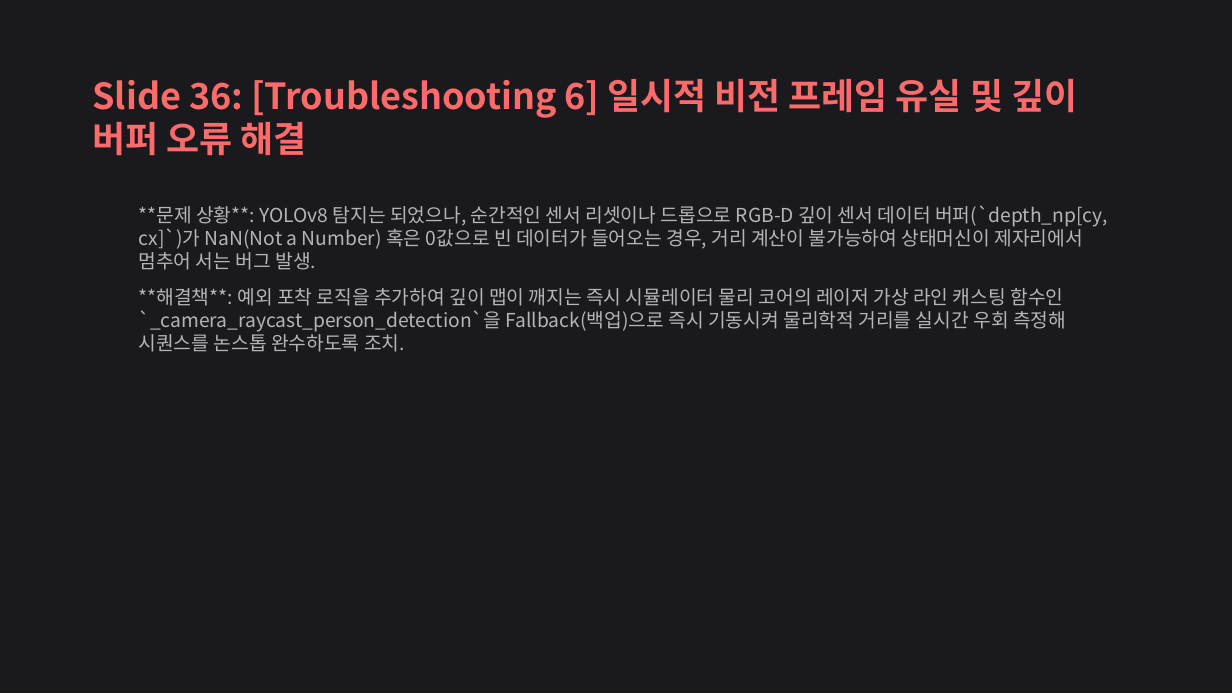
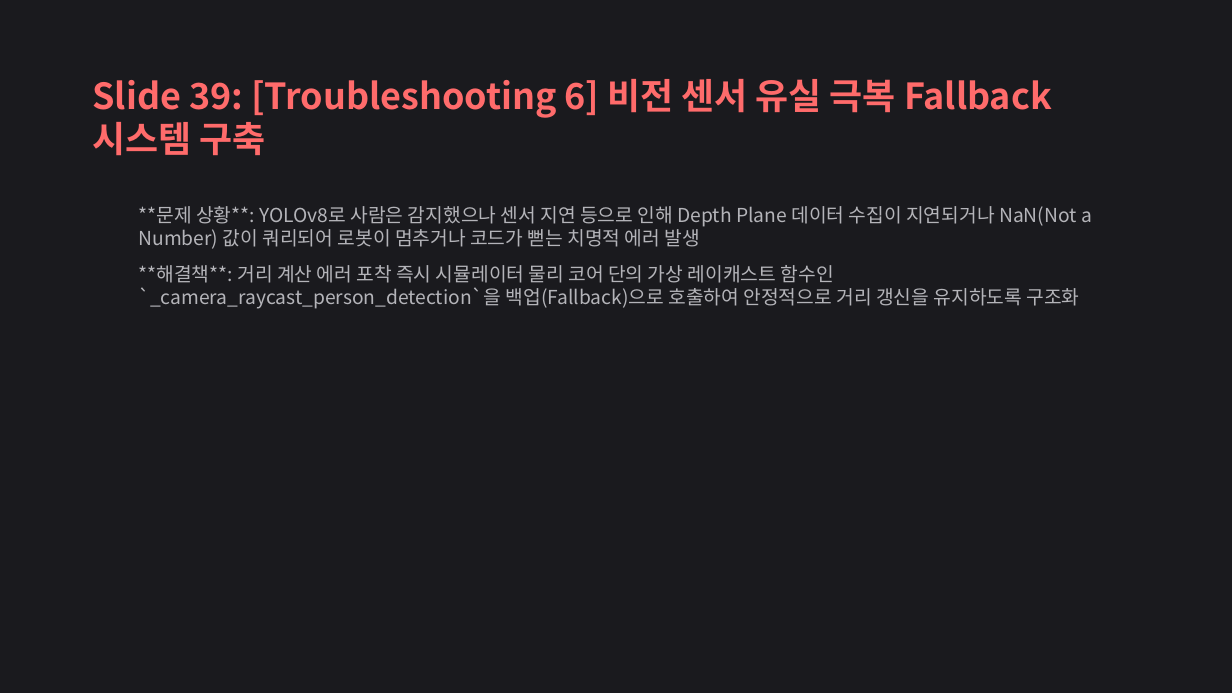
Before and after one commit to yoonseonjae/hot-spot_isaac_sim, a slide deck: slide 39 of docs/Cobot_Fire_Sim_Presentation.pptx (slide 36 before the commit). Drawn at 1232x693 pixels with LibreOffice and Linux fonts; fonts in the diff are those of the drawing. Boxes give left, top, right and bottom in pixels: in the first picture for what was removed or moved away, otherwise in the second. Text is boxed around its words. In the diff, an @@ line names an element or a change of style, - is before the commit and + after.

Commit message:
docs: run_stage5.sh 런타임 단계별 시퀀스로 발표 슬라이드 및 파워포인트 전면 개편

```diff
--- a/docs/Cobot_Fire_Sim_Presentation.pptx
+++ b/docs/Cobot_Fire_Sim_Presentation.pptx
@@ text at bbox=[92, 79, 1052, 156]: text changed @@
-Slide 36: [Troubleshooting 6] 일시적 비전 프레임 유실 및 깊이 버퍼 오류 해결
+Slide 39: [Troubleshooting 6] 비전 센서 유실 극복 Fallback 시스템 구축
@@ text at bbox=[139, 206, 1092, 309]: text changed @@
-  **문제 상황**: YOLOv8 탐지는 되었으나, 순간적인 센서 리셋이나 드롭으로 RGB-D 깊이 센서 데이터 버퍼(`depth_np[cy, cx]`)가 NaN(Not a Number) 혹은 0값으로 빈 데이터가 들어오는 경우, 거리 계산이 불가능하여 상태머신이 제자리에서 멈추어 서는 버그 발생.
-  **해결책**: 예외 포착 로직을 추가하여 깊이 맵이 깨지는 즉시 시뮬레이터 물리 코어의 레이저 가상 라인 캐스팅 함수인 `_camera_raycast_person_detection`을 Fallback(백업)으로 즉시 기동시켜 물리학적 거리를 실시간 우회 측정해 시퀀스를 논스톱 완수하도록 조치.
+  **문제 상황**: YOLOv8로 사람은 감지했으나 센서 지연 등으로 인해 Depth Plane 데이터 수집이 지연되거나 NaN(Not a Number) 값이 쿼리되어 로봇이 멈추거나 코드가 뻗는 치명적 에러 발생
+  **해결책**: 거리 계산 에러 포착 즉시 시뮬레이터 물리 코어 단의 가상 레이캐스트 함수인 `_camera_raycast_person_detection`을 백업(Fallback)으로 호출하여 안정적으로 거리 갱신을 유지하도록 구조화
```
Also in this commit, not shown: 26 other slides changed, 4 slides added, 1 slide removed, 1 other file.
